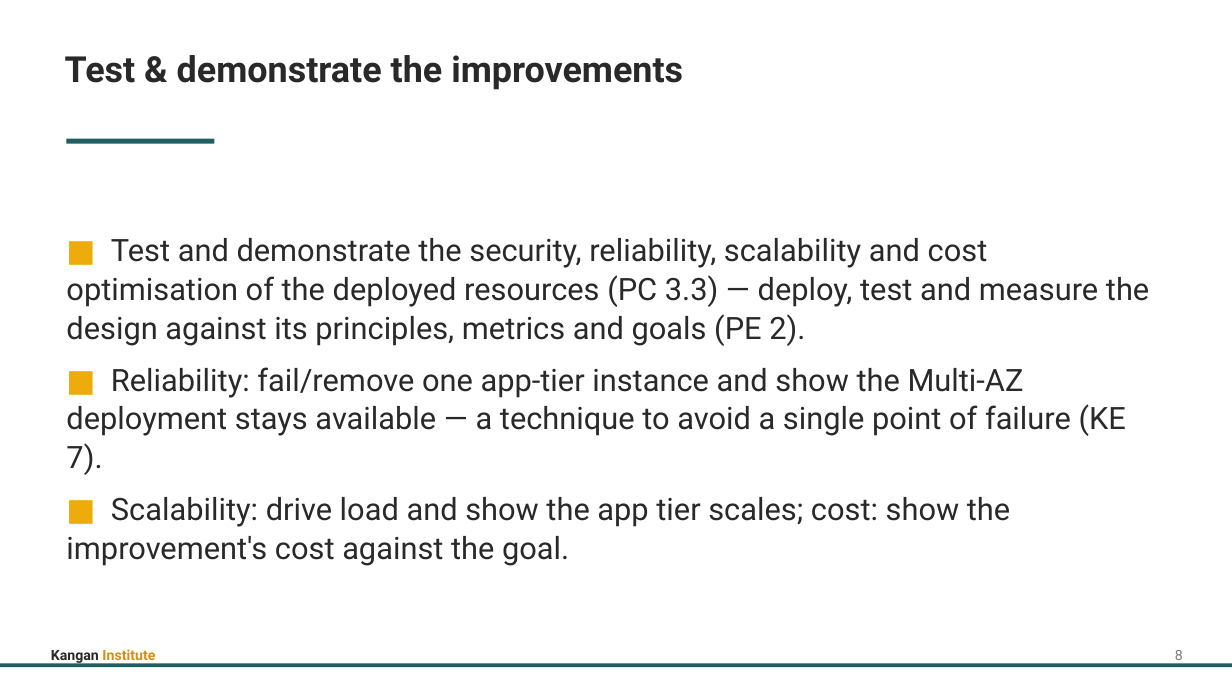
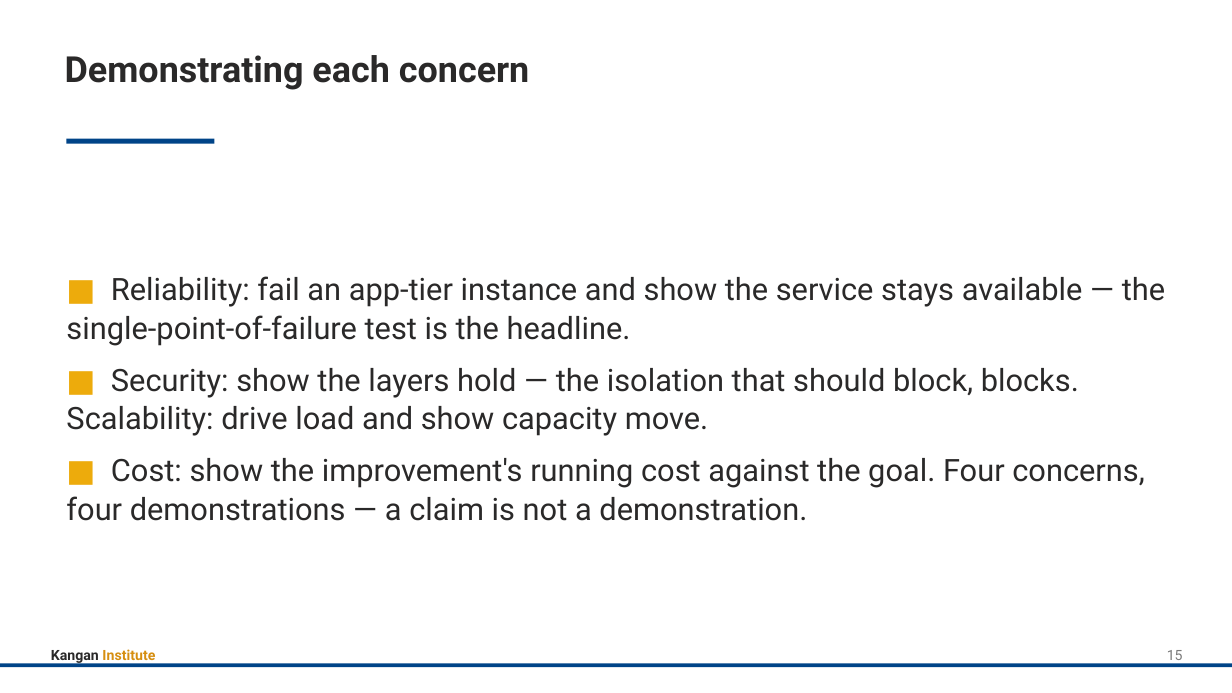
Before and after one commit to Digital-Initiatives-Kangan-Institute/diploma-cloud-cyber-content-s1, a slide deck: slide 20 of S1-CL3-Cloud-Infrastructure-Improvement/delivery/topic_07/Topic_07_Slides.pptx (slide 12 before the commit). Drawn at 1232x693 pixels with LibreOffice and Linux fonts; fonts in the diff are those of the drawing. Boxes give left, top, right and bottom in pixels: in the first picture for what was removed or moved away, otherwise in the second. Text is boxed around its words. In the diff, an @@ line names an element or a change of style, - is before the commit and + after.

```diff
--- a/S1-CL3-Cloud-Infrastructure-Improvement/delivery/topic_07/Topic_07_Slides.pptx
+++ b/S1-CL3-Cloud-Infrastructure-Improvement/delivery/topic_07/Topic_07_Slides.pptx
@@ text at (x1=65, y1=55, x2=529, y2=90): text changed @@
-Test & demonstrate the improvements
+Demonstrating each concern
@@ rectangle at (x1=67, y1=139, x2=214, y2=144): fill #205F61 to #004488 @@
@@ text at (x1=66, y1=276, x2=1165, y2=521): text changed @@
-■ Test and demonstrate the security, reliability, scalability and cost optimisation of the deployed resources (PC 3.3) — deploy, test and measure the design against its principles, metrics and goals (PE 2).
-■ Reliability: fail/remove one app-tier instance and show the Multi-AZ deployment stays available — a technique to avoid a single point of failure (KE 7).
-■ Scalability: drive load and show the app tier scales; cost: show the improvement's cost against the goal.
+■ Reliability: fail an app-tier instance and show the service stays available — the single-point-of-failure test is the headline.
+■ Security: show the layers hold — the isolation that should block, blocks. Scalability: drive load and show capacity move.
+■ Cost: show the improvement's running cost against the goal. Four concerns, four demonstrations — a claim is not a demonstration.
@@ text at (x1=1167, y1=650, x2=1183, y2=665): text changed @@
-8
+15
@@ rectangle at (x1=0, y1=664, x2=1232, y2=667): fill #205F61 to #004488 @@
```
Also in this commit, not shown: 14 other slides changed, 13 slides added, 2 slides removed, 41 other files.
